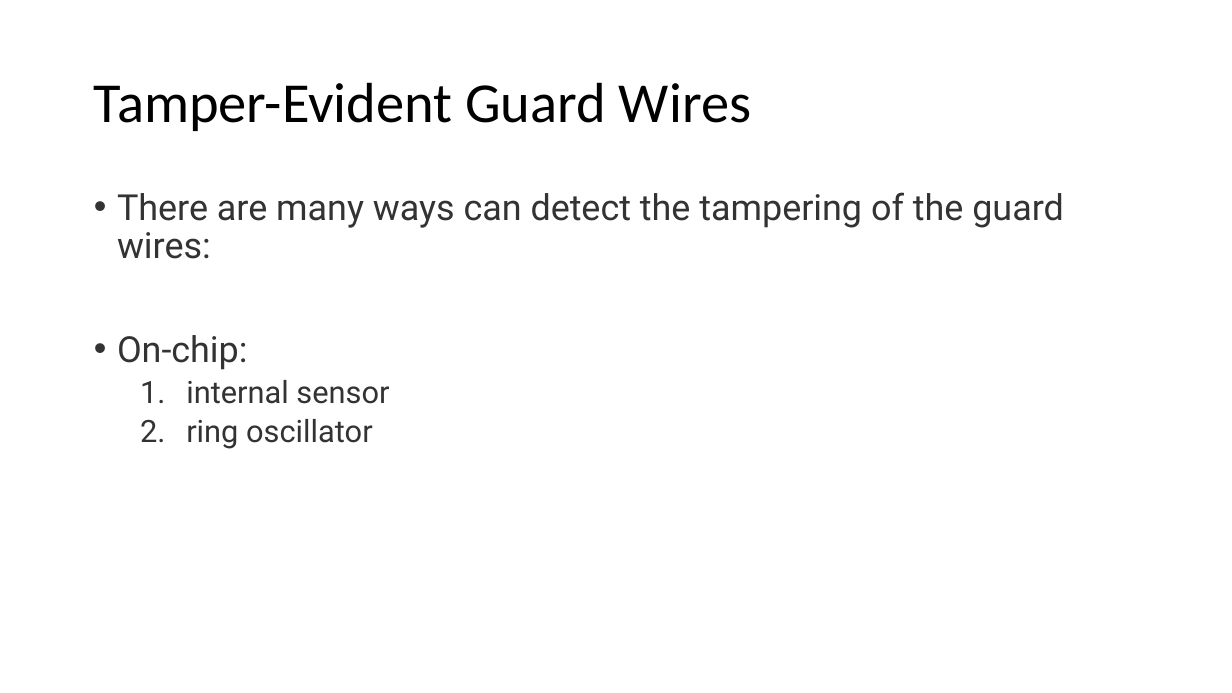
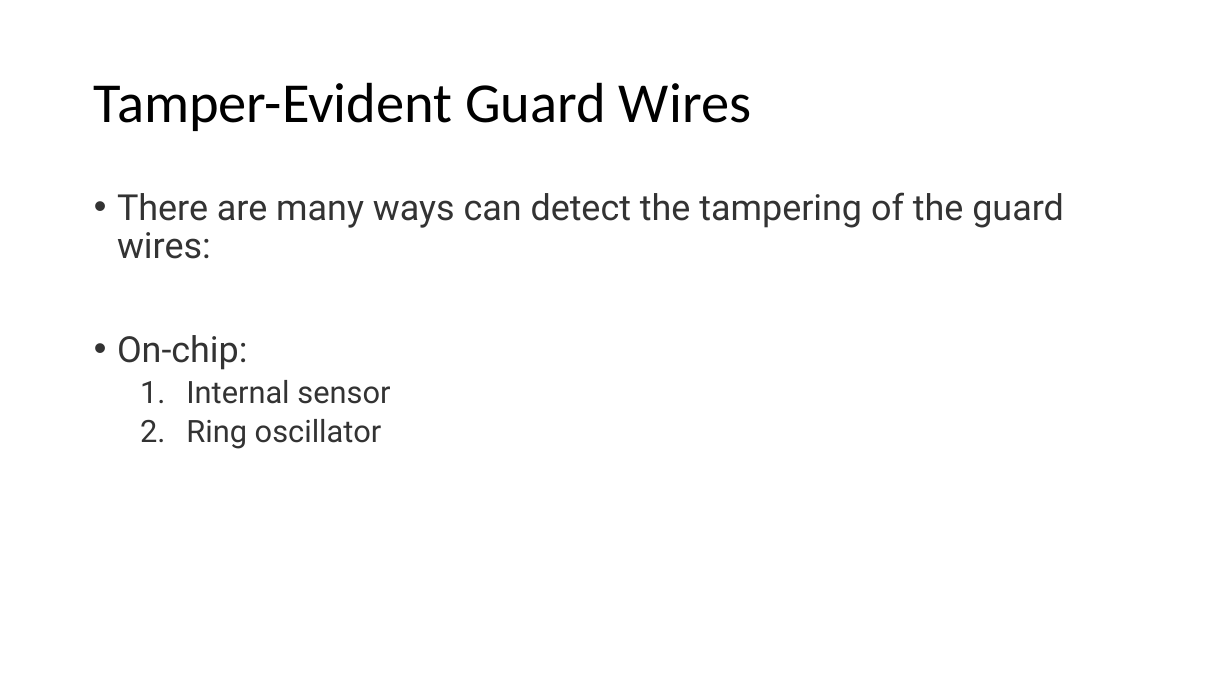
Before and after one commit to Pacific-Feng-Studuies/Studied-Papers, a slide deck: slide 10 of TI/T-TER_Defeating A2 Trojans with Targeted Tamper-Evident Routing/T-TER.pptx (slide 8 before the commit). Drawn at 1232x693 pixels with LibreOffice and Linux fonts; fonts in the diff are those of the drawing. Boxes give left, top, right and bottom in pixels: in the first picture for what was removed or moved away, otherwise in the second. Text is boxed around its words. In the diff, an @@ line names an element or a change of style, - is before the commit and + after.

Commit message:
2023/08/06

```diff
--- a/TI/T-TER_Defeating A2 Trojans with Targeted Tamper-Evident Routing/T-TER.pptx
+++ b/TI/T-TER_Defeating A2 Trojans with Targeted Tamper-Evident Routing/T-TER.pptx
@@ text at [186,380,390,449]: text changed @@
-  1. internal sensor
-  2. ring oscillator
+  1. Internal sensor
+  2. Ring oscillator
```
Also in this commit, not shown: 2 other slides changed, 2 slides added.
